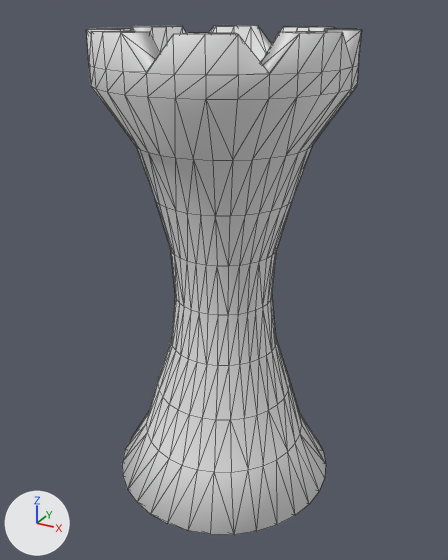
The glTF model js/src/rook.glb as it was, and as the next commit left it.
One viewpoint serves both versions: a camera (50 mm lens) standing at (7.15, -13.0, 6.33) and looking at (0.03, -0.05, -0.14). The lights are fixed; the arrows at lower left show +X, +Y and +Z. Mesh edges are drawn as thin lines. Where no turn or scale is listed for an object, it has been applied to the vertices.
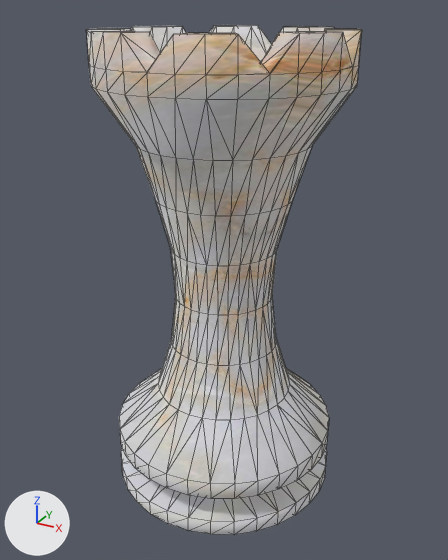
The newer file is also rescaled (x0.948), turned or shifted as a whole; pictures and numbers use the older file's frame.

Boxes [x1, y1, x2, y2] around the edits, measured in the pictures (448 x 560 px):
part 1 of me_cylinder, built on: before [122, 379, 326, 535]; after [119, 368, 329, 535]
part 2 of me_cylinder, recoloured: [87, 26, 361, 420] in both

The edits, one by one:
Picture 'marble' (img_marble) is new.
Material 'chess_material' (mat_chess_material) is new.
Its texture is img_marble (with its transparency).
Its metallic is 1.0.
Its roughness is 1.0.
me_cylinder is used by ob_cylinder; location (0.0, 0.0, 0.0).
me_cylinder had 416 vertices, 828 faces and spanned x -3.0..3.0, y -3.0..3.0, z -5.9..5.9.
me_cylinder now has 544 vertices, 1084 faces and spans x -3.0..3.0, y -3.0..3.0, z -5.9..5.9.
me_cylinder part 1: 32 vertices removed from x -2.23..2.23, y -2.23..2.23, z -4.56; 160 vertices added at x -3.0..3.0, y -3.0..3.0, z -5.46..-4.27.
me_cylinder part 2: 614 faces spanning x -3.0..3.0, y -3.0..3.0, z -5.9..5.9 switch from no material to mat_chess_material (picture img_marble).
